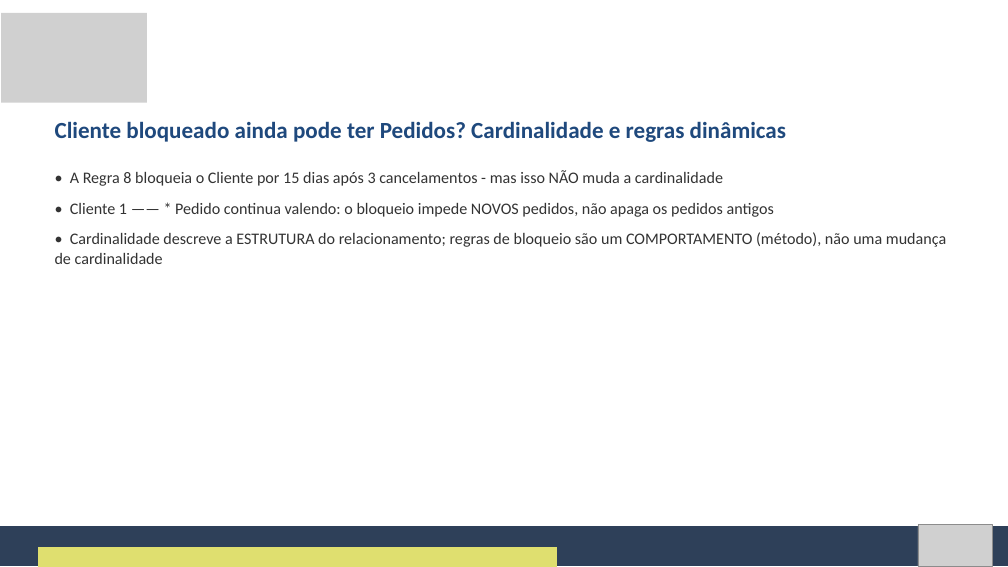
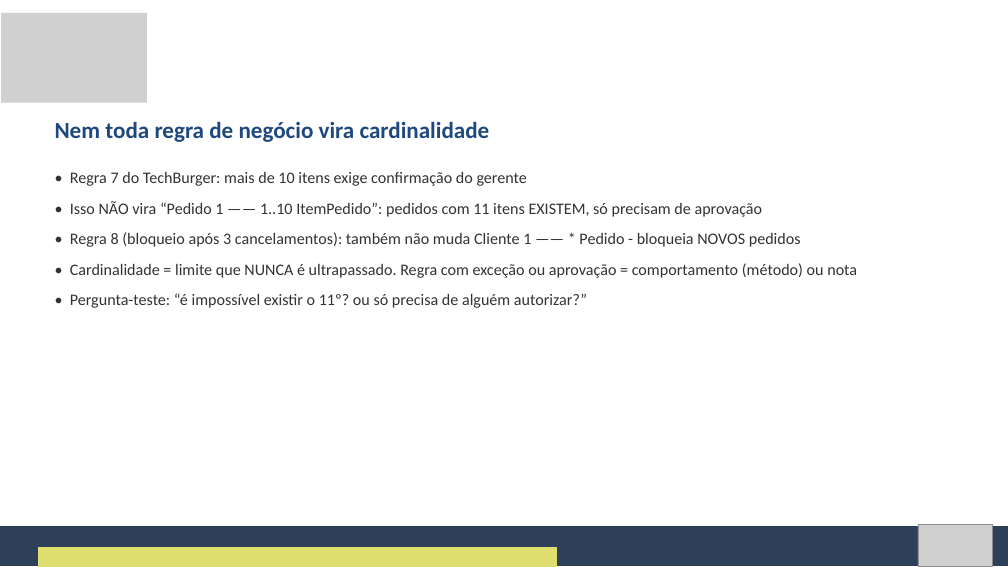
Before and after one commit to Natan20/Curso-Modelagem-De-Sistemas-Material, a slide deck: slide 54 of Aula 06 - 25-09-2026/Aula 6 - Slides.pptx (slide 53 before the commit). Drawn at 1008x567 pixels with LibreOffice and Linux fonts; fonts in the diff are those of the drawing; grey boxes stand for pictures. Boxes give left, top, right and bottom in pixels: in the first picture for what was removed or moved away, otherwise in the second. Text is boxed around its words. In the diff, an @@ line names an element or a change of style, - is before the commit and + after.

Commit message:
Amplia a Aula 6: cardinalidade e além, atividades com ponto de partida
- Slides (117) e Apostila reestruturados: 1:1/1:N/N:N, papéis, navegabilidade,
  associação reflexiva, classe associativa, restrições e ponte com o banco
- Atividade 1 alinhada ao diagrama da Aula 5 (verbos originais e as
  associações Atendente registra / Gerente autoriza Pedido)
- Atividade 3 (revisão geral AutoCerto) dividida em 3 etapas, com exemplo
  de formato para cada parte
- Exemplo guiado com passos de posicionamento e slide de resultado esperado
- Arquivos .drawio de ponto de partida para o exemplo guiado e as
  Atividades 1 e 2
- Novos diagramas da aula

```diff
--- a/Aula 06 - 25-09-2026/Aula 6 - Slides.pptx
+++ b/Aula 06 - 25-09-2026/Aula 6 - Slides.pptx
@@ text at [55, 121, 490, 142]: text changed @@
-Cliente bloqueado ainda pode ter Pedidos? Cardinalidade e regras dinâmicas
+Nem toda regra de negócio vira cardinalidade
@@ text at [70, 172, 857, 308]: text changed @@
-• A Regra 8 bloqueia o Cliente por 15 dias após 3 cancelamentos - mas isso NÃO muda a cardinalidade
-• Cliente 1 —— * Pedido continua valendo: o bloqueio impede NOVOS pedidos, não apaga os pedidos antigos
-• Cardinalidade descreve a ESTRUTURA do relacionamento; regras de bloqueio são um COMPORTAMENTO (método), não uma mudança de cardinalidade
+• Regra 7 do TechBurger: mais de 10 itens exige confirmação do gerente
+• Isso NÃO vira “Pedido 1 —— 1..10 ItemPedido”: pedidos com 11 itens EXISTEM, só precisam de aprovação
+• Regra 8 (bloqueio após 3 cancelamentos): também não muda Cliente 1 —— * Pedido - bloqueia NOVOS pedidos
+• Cardinalidade = limite que NUNCA é ultrapassado. Regra com exceção ou aprovação = comportamento (método) ou nota
+• Pergunta-teste: “é impossível existir o 11º? ou só precisa de alguém autorizar?”
```
Also in this commit, not shown: 64 other slides changed, 41 slides added, 30 slides removed, 20 other files.
